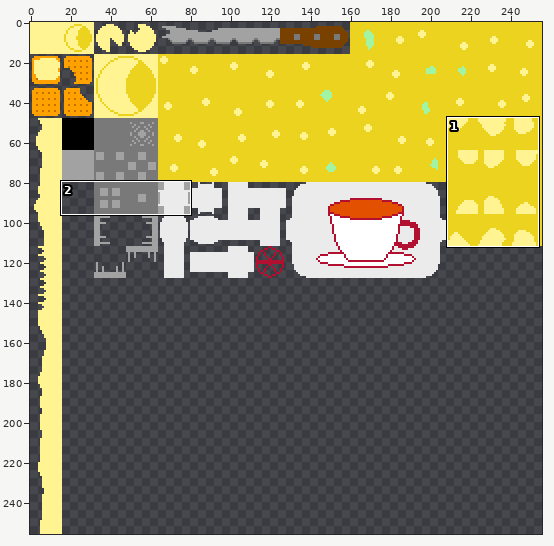
Sprite sheet, stored at Assets/Ready/TileSets/3x_tiles.png. The picture above shows the old version from afar; the outline marks the close-up.
Close-up. Earlier state:
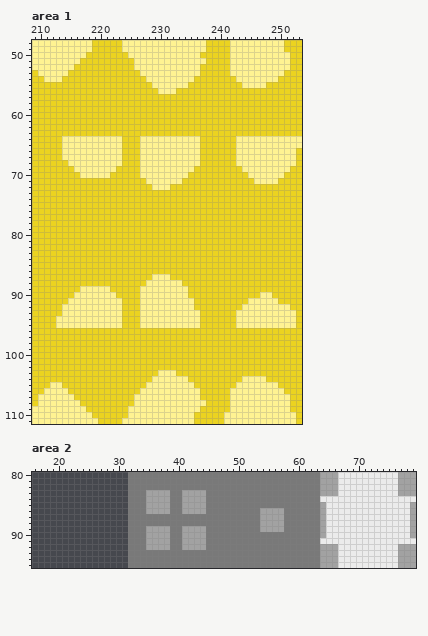
The file is 256x256 pixels. Shown: area 1: x 209..253, y 48..111; area 2: x 16..79, y 80..95. The commit also changed other parts of the picture, which this record leaves out.
New version:
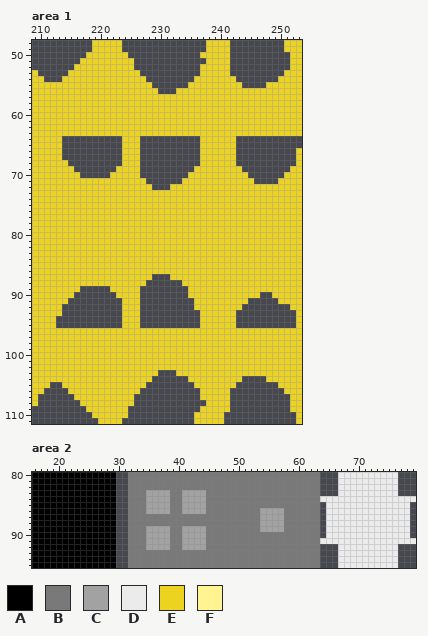
Palette (. is transparent): A #000000  B #797979  C #a2a2a2  D #ebebeb  E #ebd320  F #fff392
Difference:
Area 1:
y 48..49: x 209..218 FFFFFFFFFF -> ..........; x 224..237 FFFFFFFFFFFFFF -> ..............; x 242..250 FFFFFFFFF -> .........
y 50: x 209..217 FFFFFFFFF -> .........; x 225..236 FFFFFFFFFFFF -> ............; x 242..251 FFFFFFFFFF -> ..........
y 51: x 209..216 FFFFFFFF -> ........; x 226..237 FFFFFFFFFFFF -> ............; x 242..251 FFFFFFFFFF -> ..........
y 52: x 209..215 FFFFFFF -> .......; x 226..236 FFFFFFFFFFF -> ...........; x 242..251 FFFFFFFFFF -> ..........
y 53: x 210..214 FFFFF -> .....; x 227..236 FFFFFFFFFF -> ..........; x 242..250 FFFFFFFFF -> .........
y 54: x 211..213 FFF -> ...; x 228..235 FFFFFFFF -> ........; x 243..249 FFFFFFF -> .......
y 55: x 229..234 FFFFFF -> ......; x 244..247 FFFF -> ....
y 56: x 230..232 FFF -> ...
y 64..65: x 214..223 FFFFFFFFFF -> ..........; x 227..236 FFFFFFFFFF -> ..........; x 243..253 FFFFFFFFFFF -> ...........
y 66..67: x 214..223 FFFFFFFFFF -> ..........; x 227..236 FFFFFFFFFF -> ..........; x 243..252 FFFFFFFFFF -> ..........
y 68: x 215..223 FFFFFFFFF -> .........; x 227..236 FFFFFFFFFF -> ..........; x 243..252 FFFFFFFFFF -> ..........
y 69: x 216..222 FFFFFFF -> .......; x 227..235 FFFFFFFFF -> .........; x 244..251 FFFFFFFF -> ........
y 70: x 217..221 FFFFF -> .....; x 227..234 FFFFFFFF -> ........; x 245..250 FFFFFF -> ......
y 71: x 228..233 FFFFFF -> ......; x 246..249 FFFF -> ....
y 72: x 229..231 FFF -> ...
y 87: x 229..231 FFF -> ...
y 88: x 228..233 FFFFFF -> ......
y 89: x 217..221 FFFFF -> .....; x 227..234 FFFFFFFF -> ........
y 90: x 216..222 FFFFFFF -> .......; x 227..234 FFFFFFFF -> ........; x 247..248 FF -> ..
y 91: x 215..223 FFFFFFFFF -> .........; x 227..235 FFFFFFFFF -> .........; x 245..249 FFFFF -> .....
y 92: x 214..223 FFFFFFFFFF -> ..........; x 227..235 FFFFFFFFF -> .........; x 244..251 FFFFFFFF -> ........
y 93: x 214..223 FFFFFFFFFF -> ..........; x 227..236 FFFFFFFFFF -> ..........; x 243..252 FFFFFFFFFF -> ..........
y 94..95: x 213..223 FFFFFFFFFFF -> ...........; x 227..236 FFFFFFFFFF -> ..........; x 243..252 FFFFFFFFFF -> ..........
y 103: x 230..232 FFF -> ...
y 104: x 229..234 FFFFFF -> ......; x 244..247 FFFF -> ....
y 105: x 212..213 FF -> ..; x 228..235 FFFFFFFF -> ........; x 243..249 FFFFFFF -> .......
y 106: x 211..214 FFFF -> ....; x 227..236 FFFFFFFFFF -> ..........; x 242..250 FFFFFFFFF -> .........
y 107: x 210..215 FFFFFF -> ......; x 226..236 FFFFFFFFFFF -> ...........; x 242..251 FFFFFFFFFF -> ..........
y 108: x 210..216 FFFFFFF -> .......; x 226..237 FFFFFFFFFFFF -> ............; x 242..251 FFFFFFFFFF -> ..........
y 109: x 209..217 FFFFFFFFF -> .........; x 225..236 FFFFFFFFFFFF -> ............; x 242..251 FFFFFFFFFF -> ..........
y 110: x 209..218 FFFFFFFFFF -> ..........; x 225..235 FFFFFFFFFFF -> ...........; x 241..252 FFFFFFFFFFFF -> ............
y 111: x 209..219 FFFFFFFFFFF -> ...........; x 224..235 FFFFFFFFFFFF -> ............; x 241..252 FFFFFFFFFFFF -> ............
Area 2:
y 80..83: x 16..29 .............. -> AAAAAAAAAAAAAA; x 64..66 CCC -> ...; x 77..79 CCC -> ...
y 84: x 16..29 .............. -> AAAAAAAAAAAAAA
y 85..90: x 16..29 .............. -> AAAAAAAAAAAAAA; x 64 C -> .; x 79 C -> .
y 91: x 16..29 .............. -> AAAAAAAAAAAAAA
y 92..95: x 16..29 .............. -> AAAAAAAAAAAAAA; x 64..66 CCC -> ...; x 77..79 CCC -> ...
